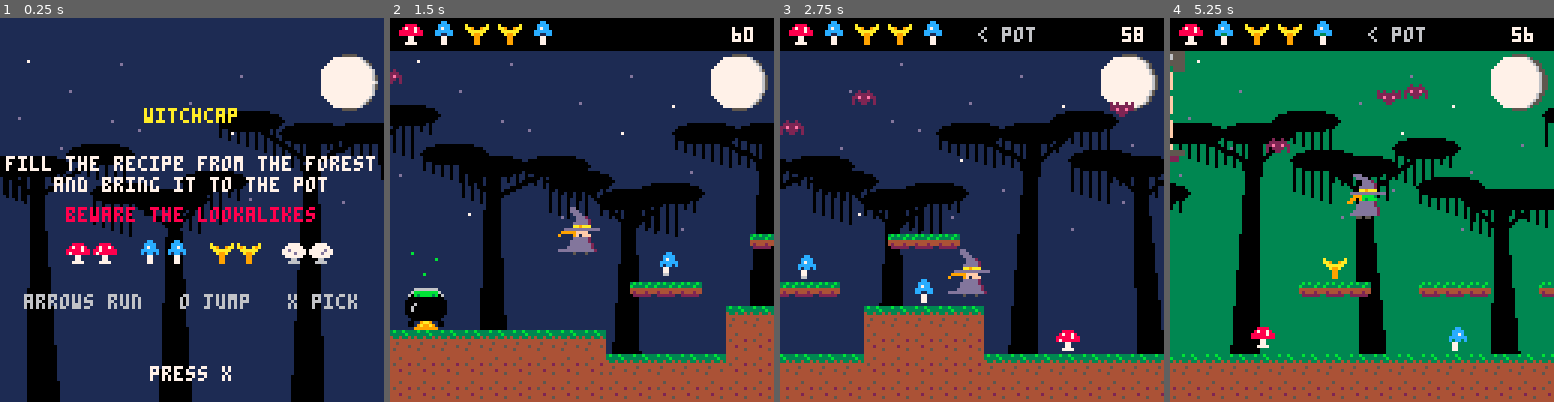
Above: before the commit, frames 1-4 (left to right).
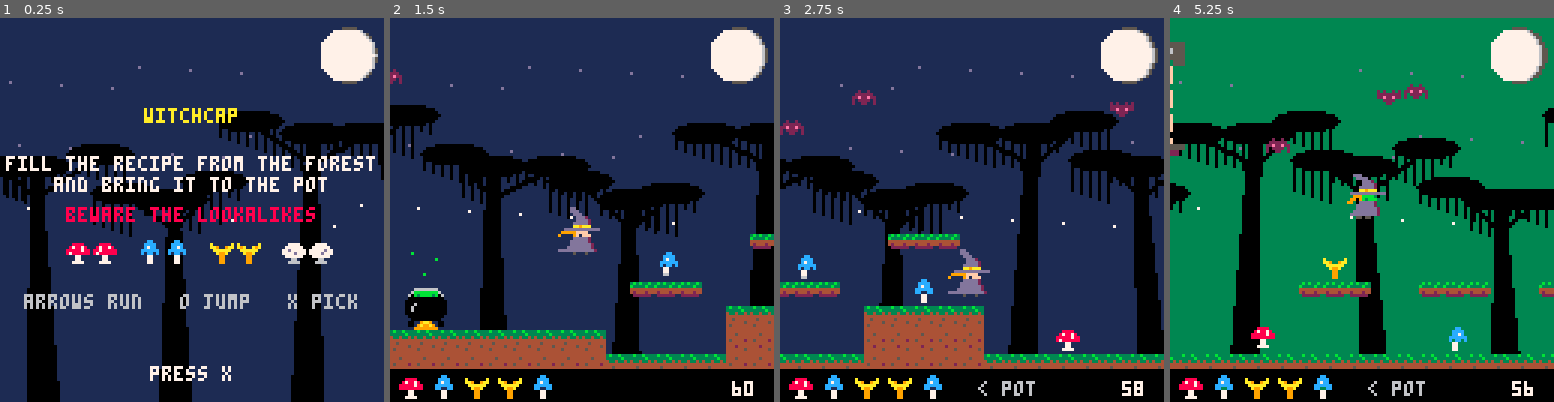
Above: after the commit, the same moments.

Repository: drachis/carts
Game: PICO-8 cartridge proj/witchcap/tests/test_boot.p8
Two runs of this game, one before a commit and one after it. Both use one fixed random seed, a clock stepped at 60 frames per second and the inputs below.
Inputs:
- Up to frame 1 (0.25 s): no input
- Up to frame 2 (1.5 s): tap X (X key) at 0.33, 1.07 s; tap O (Z key) at 0.7 s
- Up to frame 3 (2.75 s): hold Right 1.6-2.1 s; tap O (Z key) at 1.7, 2.1, 2.5 s; tap X (X key) at 1.85 s; hold Up 2.15-2.42 s; hold Right from 2.47 s (still down)
- Up to frame 4 (5.25 s): tap O (Z key) every 0.4 s from 2.9 to 4.9 s; tap X (X key) at 2.97, 4.08, 5.2 s; release Right at 3.03 s; hold Left 3.08-3.58 s; hold Down 3.63-3.97 s; hold Right 4.02-4.68 s; hold Up 4.73-5.03 s; hold Left from 5.08 s (still down)

The runs differ from the first frame. In frame 1, 2.3% of the frame differs, in the area x 2-99%, y 2-55%; in frame 2, 19%; in frame 3, 19%; in frame 4, 19%, in the area x 0-100%, y 0-100%.

Commit message:
witchcap: the recipe and clock run along the bottom, the world is drawn a row lower with the highest ground a tile down, the hut shows the foot of its roof, and the moon is top right over everything (2725 tokens)
Co-Authored-By: Claude Opus 5.5 <noreply@anthropic.com>

Diff:
--- a/proj/witchcap/data.lua
+++ b/proj/witchcap/data.lua
@@ -19,9 +19,10 @@
 poison_frames=180
 level_seconds=60
 cauldron_x=500
-clearing_row=13
+view_drop=8
+clearing_row=12
 highest_row=11
-lowest_row=14
+lowest_row=13
 hut_speed=0.9
 hut_hips=6
 hut_stride=64
--- a/proj/witchcap/forest.lua
+++ b/proj/witchcap/forest.lua
@@ -97,22 +97,25 @@
 -- moon and 0 a new one. the whole disc is always there in shadow, and the
 -- lit part wanes across it the way the moon's does: always lit from the
 -- left limb, as far as an edge that goes from the right limb through a
--- half moon to a crescent. it hangs in the corner, above the trees and to
--- the right of where the hut settles.
-function draw_backdrop(camera_x,moon)
- -- stars that stay put, each winking out now and then
- for star=1,24 do
-  if (t()/3+star/7)%1<0.85 then
-   pset(star*37%128,11+star*23%60,star%3==0 and 7 or 13)
-  end
- end
- circfill(116,21,9,5)
+-- half moon to a crescent. it is always in the top right corner, and is
+-- drawn over the hut so that nothing ever hides the clock.
+function draw_moon(moon)
+ circfill(116,12,9,5)
  for row=-9,9 do
   local half=sqrt(81-row*row)
   local lit=half*(moon*2-1)
   if lit>-half then
-   rectfill(116-half,21+row,116+lit,21+row,7)
-   pset(116+lit,21+row,6)
+   rectfill(116-half,12+row,116+lit,12+row,7)
+   pset(116+lit,12+row,6)
+  end
+ end
+end
+
+function draw_backdrop(camera_x)
+ -- stars that stay put, each winking out now and then
+ for star=1,24 do
+  if (t()/3+star/7)%1<0.85 then
+   pset(star*37%128,star*23%70,star%3==0 and 7 or 13)
   end
  end
  for tree=1,17 do
--- a/proj/witchcap/hut.lua
+++ b/proj/witchcap/hut.lua
@@ -104,11 +104,12 @@
  local flipped,side_on=turn<0,abs(turn)>0.4
  -- the floor of the hut, which rides up and down a little as it goes
  -- and lifts as it turns
- local floor_y=47+sin(t()/2)*1.5+abs(turn)*3
+ local floor_y=45+sin(t()/2)*1.5+abs(turn)*3
  for foot in all(hut.feet) do
   local foot_x=foot.x-camera_x
   -- a stepping foot is lifted in an arc
-  local ankle_y=ground_top(foot.x)-16+sin(foot.step/hut_step_frames/2)*14
+  local ankle_y=ground_top(foot.x)+view_drop-16
+   +sin(foot.step/hut_step_frames/2)*14
   -- side on, one hip is just behind the other; face on, they are apart
   local hip_x,hip_y=x+foot.hip*(side_on and 1 or 2.5),floor_y-4
   local dx,dy=foot_x-hip_x,ankle_y-hip_y
@@ -123,9 +124,13 @@
   -- the foot sprite's ankle is 13 pixels in from its heel
   sspr(96,64,16,8,foot_x-(flipped and 19 or 13),ankle_y,32,16,flipped)
  end
+ -- the body, and over it the foot of the roof, made of the eave's own
+ -- thatch drawn again a little narrower, up to the top of the screen
  if side_on then
+  sspr(0,64,48,3,x-42,floor_y-52,84,12,flipped)
   sspr(0,64,48,20,x-48,floor_y-40,96,40,flipped)
  else
+  sspr(48,64,32,3,x-27,floor_y-52,54,12)
   sspr(48,64,32,20,x-32,floor_y-40,64,40)
  end
 end
--- a/proj/witchcap/main.lua
+++ b/proj/witchcap/main.lua
@@ -62,7 +62,8 @@
 
 function draw_title()
  cls(1)
- draw_backdrop(0,1)
+ draw_backdrop(0)
+ draw_moon(1)
  print_centred("witchcap",30,10)
  print_centred("fill the recipe from the forest",46,7)
  print_centred("and bring it to the pot",53,7)
@@ -79,21 +80,23 @@
  print_centred("press x",116,7)
 end
 
+-- the recipe runs along the bottom of the screen, over the earth, and
+-- leaves the sky to the hut and the moon
 function draw_hud()
- rectfill(0,0,127,10,0)
+ rectfill(0,117,127,127,0)
  for number,slot in ipairs(recipe) do
   local x=number*11-8
-  spr(95+slot.kind,x,1)
+  spr(95+slot.kind,x,119)
   -- yellow once it is in the basket, green once it is in the pot
   if slot.state>0 then
-   rect(x-1,0,x+8,9,slot.state==1 and 10 or 11)
+   rect(x-1,118,x+8,127,slot.state==1 and 10 or 11)
   end
  end
  local away=cauldron_x-witch.x
  if abs(away)>70 then
-  print(away>0 and "pot >" or "< pot",66,3,6)
+  print(away>0 and "pot >" or "< pot",66,121,6)
  end
- print(ceil(frames_left/60),114,3,frames_left<600 and 8 or 7)
+ print(ceil(frames_left/60),114,121,frames_left<600 and 8 or 7)
 end
 
 function draw_ending()
@@ -133,9 +136,11 @@
  end
  camera_x=mid(0,camera_x,896)
  cls(1)
- draw_backdrop(camera_x,frames_left/60/level_seconds)
+ draw_backdrop(camera_x)
  draw_hut(camera_x)
- camera(camera_x)
+ draw_moon(frames_left/60/level_seconds)
+ -- the world is drawn `view_drop` pixels down the screen
+ camera(camera_x,-view_drop)
  draw_forest()
  draw_witch()
  if message_frames>0 then
--- a/proj/witchcap/tests/test_witch.lua
+++ b/proj/witchcap/tests/test_witch.lua
@@ -267,7 +267,7 @@
   case.setup()
   highest=witch.y
   bare_frames=0
- elseif pget(64,127)<2 then
+ elseif pget(64,116)<2 then
   -- the last frame drawn had sky or a tree where the earth should be
   bare_frames+=1
  end
